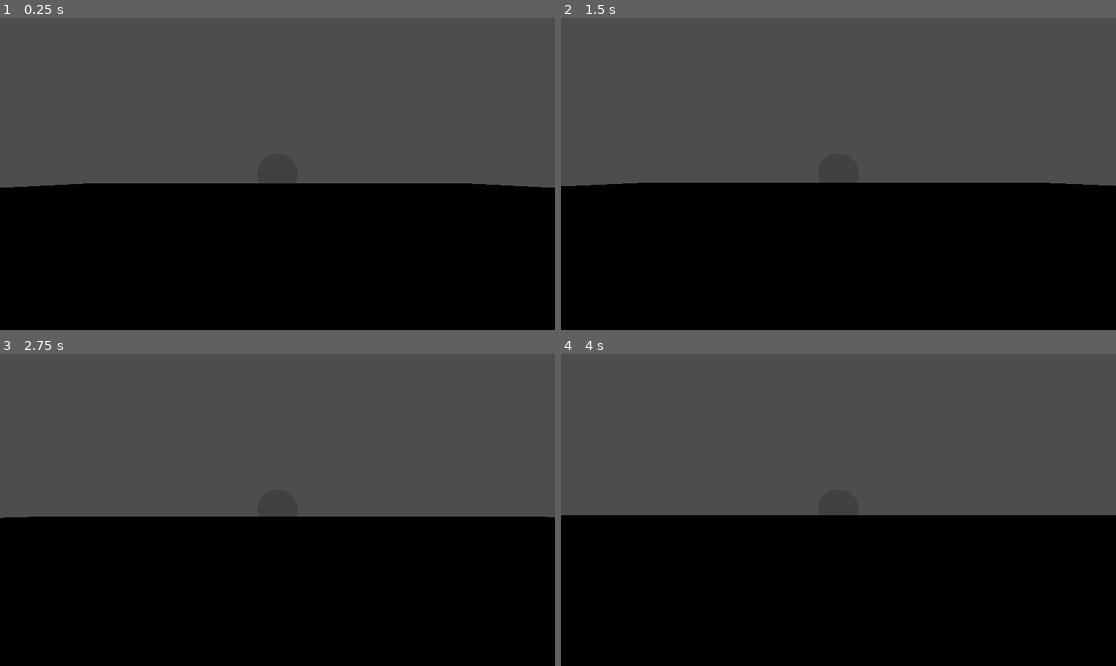
Above: before the commit, frames 1-4 (two rows, left to right).
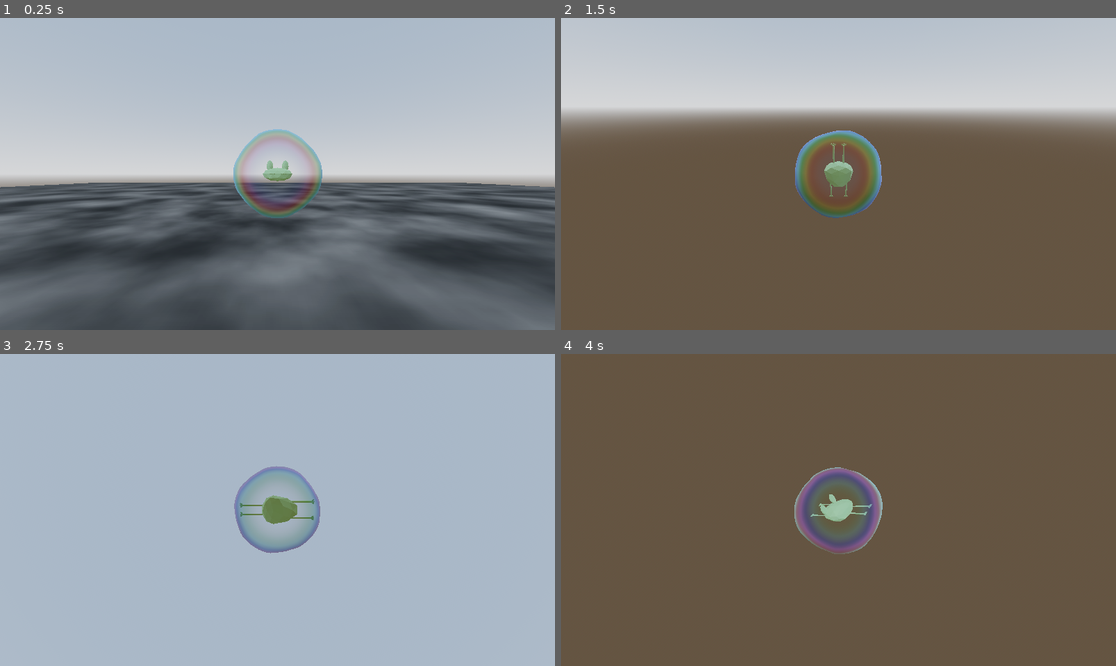
Above: after the commit, the same moments.

Repository: NykolaR/GGJ2025
Game: Godot game, scene res://scenes/debug/debug.tscn
Same seed, same stepped clock (60 frames per second), same inputs: the game is played once before the commit and once after it. The project has no main scene, so this scene is started directly.
Inputs (mouse positions are in pixels of both pictures, inside the frame that each line leads up to):
- Up to frame 1 (0.25 s): no input
- Up to frame 2 (1.5 s): move the mouse to (960, 158) at 0.52 s; hold D (tap_right, bound only after the commit) 0.53-1.28 s; right-click (960, 158) at 0.6 s; click (960, 158) at 0.8 s; move the mouse to (727, 189) at 1.27 s; hold S (tap_down, bound only after the commit) from 1.28 s (still down); click (727, 189) at 1.35 s
- Up to frame 3 (2.75 s): right-click (166, 525) at 1.55 s; move the mouse to (333, 441) at 2.02 s; release S (tap_down, bound only after the commit) at 2.03 s; hold D (tap_right, bound only after the commit) from 2.03 s (still down); right-click (333, 441) at 2.1 s; click (333, 441) at 2.3 s
- Up to frame 4 (4 s): move the mouse to (810, 572) at 2.77 s; release D (tap_right, bound only after the commit) at 2.78 s; hold W (tap_up, bound only after the commit) 2.78-3.53 s; click (810, 572) at 2.85 s; right-click (810, 572) at 3.05 s; move the mouse to (1005, 556) at 3.52 s; hold A (tap_left, bound only after the commit) from 3.53 s (still down); right-click (1005, 556) at 3.6 s; click (1005, 556) at 3.8 s

The runs differ from the first frame. In frame 1, 100% of the frame differs, in the area x 0-100%, y 0-100%; in frame 2, 92%; in frame 3, 100%; in frame 4, 50%.

Commit message:
frog bubble move weee

Diff:
--- /dev/null
+++ b/ggj2025/assets/shaders/bubble.gdshader
@@ -0,0 +1,49 @@
+/*
+	バブルシェーダー by あるる（きのもと 結衣） @arlez80
+	Bubble Shader by Yui Kinomoto @arlez80
+
+	MIT License
+*/
+
+shader_type spatial;
+
+uniform float fuwafuwa_speed = 1.5;
+uniform float fuwafuwa_size = 0.05;
+
+uniform vec4 outline_color : source_color = vec4( 0.45, 0.70, 1.0, 1.0 );
+uniform float outline_ratio = 1.0;
+uniform float noise_speed = 0.2;
+uniform float noise_scale = 0.5;
+
+vec3 hsv2rgb( float h, float s, float v )
+{
+	return (
+		(
+			clamp(
+				abs( fract( h + vec3( 0.0, 2.0, 1.0 ) / 3.0 ) * 6.0 - 3.0 ) - 1.0
+			,	0.0
+			,	1.0
+			) - 1.0
+		) * s + 1.0
+	) * v;
+}
+
+float random( vec2 pos )
+{
+	return fract(sin(dot(pos, vec2(12.9898,78.233))) * 43758.5453);
+}
+
+void vertex( )
+{
+	vec3 v = clamp( cos( VERTEX * 10.0 + vec3( TIME * fuwafuwa_speed ) ) + vec3( 1.0 ), 0.0, 1.0 );
+	VERTEX *= 1.0 + dot( v, v ) * fuwafuwa_size * 0.5;
+}
+
+void fragment( )
+{
+	float outline_alpha = clamp( ( 1.0 - dot( NORMAL, VIEW ) ) * outline_ratio, 0.0, 1.0 );
+	vec3 color = hsv2rgb( outline_alpha - 1.5 + noise_speed * TIME, 1.0, 1.0 ) * noise_scale;
+
+	ALBEDO = mix( color, outline_color.rgb, max( outline_alpha - 0.3, 0.0 ) );
+	ALPHA = outline_color.a * outline_alpha;
+}
--- a/ggj2025/project.godot
+++ b/ggj2025/project.godot
@@ -11,8 +11,67 @@
 [application]
 
 config/name="GGJ2025"
+config/tags=PackedStringArray("jam", "team")
 config/features=PackedStringArray("4.4", "Mobile")
 config/icon="res://icon.svg"
+
+[input]
+
+tap_up={
+"deadzone": 0.2,
+"events": [Object(InputEventKey,"resource_local_to_scene":false,"resource_name":"","device":-1,"window_id":0,"alt_pressed":false,"shift_pressed":false,"ctrl_pressed":false,"meta_pressed":false,"pressed":false,"keycode":0,"physical_keycode":87,"key_label":0,"unicode":119,"location":0,"echo":false,"script":null)
+, Object(InputEventKey,"resource_local_to_scene":false,"resource_name":"","device":-1,"window_id":0,"alt_pressed":false,"shift_pressed":false,"ctrl_pressed":false,"meta_pressed":false,"pressed":false,"keycode":0,"physical_keycode":44,"key_label":0,"unicode":44,"location":0,"echo":false,"script":null)
+, Object(InputEventKey,"resource_local_to_scene":false,"resource_name":"","device":-1,"window_id":0,"alt_pressed":false,"shift_pressed":false,"ctrl_pressed":false,"meta_pressed":false,"pressed":false,"keycode":0,"physical_keycode":4194320,"key_label":0,"unicode":0,"location":0,"echo":false,"script":null)
+, Object(InputEventJoypadButton,"resource_local_to_scene":false,"resource_name":"","device":-1,"button_index":11,"pressure":0.0,"pressed":true,"script":null)
+]
+}
+tap_down={
+"deadzone": 0.2,
+"events": [Object(InputEventKey,"resource_local_to_scene":false,"resource_name":"","device":-1,"window_id":0,"alt_pressed":false,"shift_pressed":false,"ctrl_pressed":false,"meta_pressed":false,"pressed":false,"keycode":0,"physical_keycode":83,"key_label":0,"unicode":115,"location":0,"echo":false,"script":null)
+, Object(InputEventKey,"resource_local_to_scene":false,"resource_name":"","device":-1,"window_id":0,"alt_pressed":false,"shift_pressed":false,"ctrl_pressed":false,"meta_pressed":false,"pressed":false,"keycode":0,"physical_keycode":79,"key_label":0,"unicode":111,"location":0,"echo":false,"script":null)
+, Object(InputEventKey,"resource_local_to_scene":false,"resource_name":"","device":-1,"window_id":0,"alt_pressed":false,"shift_pressed":false,"ctrl_pressed":false,"meta_pressed":false,"pressed":false,"keycode":0,"physical_keycode":4194322,"key_label":0,"unicode":0,"location":0,"echo":false,"script":null)
+, Object(InputEventJoypadButton,"resource_local_to_scene":false,"resource_name":"","device":-1,"button_index":12,"pressure":0.0,"pressed":true,"script":null)
+]
+}
+tap_left={
+"deadzone": 0.2,
+"events": [Object(InputEventKey,"resource_local_to_scene":false,"resource_name":"","device":-1,"window_id":0,"alt_pressed":false,"shift_pressed":false,"ctrl_pressed":false,"meta_pressed":false,"pressed":false,"keycode":0,"physical_keycode":65,"key_label":0,"unicode":97,"location":0,"echo":false,"script":null)
+, Object(InputEventKey,"resource_local_to_scene":false,"resource_name":"","device":-1,"window_id":0,"alt_pressed":false,"shift_pressed":false,"ctrl_pressed":false,"meta_pressed":false,"pressed":false,"keycode":0,"physical_keycode":65,"key_label":0,"unicode":97,"location":0,"echo":false,"script":null)
+, Object(InputEventKey,"resource_local_to_scene":false,"resource_name":"","device":-1,"window_id":0,"alt_pressed":false,"shift_pressed":false,"ctrl_pressed":false,"meta_pressed":false,"pressed":false,"keycode":0,"physical_keycode":4194319,"key_label":0,"unicode":0,"location":0,"echo":false,"script":null)
+, Object(InputEventJoypadButton,"resource_local_to_scene":false,"resource_name":"","device":-1,"button_index":13,"pressure":0.0,"pressed":true,"script":null)
+]
+}
+tap_right={
+"deadzone": 0.2,
+"events": [Object(InputEventKey,"resource_local_to_scene":false,"resource_name":"","device":-1,"window_id":0,"alt_pressed":false,"shift_pressed":false,"ctrl_pressed":false,"meta_pressed":false,"pressed":false,"keycode":0,"physical_keycode":68,"key_label":0,"unicode":100,"location":0,"echo":false,"script":null)
+, Object(InputEventKey,"resource_local_to_scene":false,"resource_name":"","device":-1,"window_id":0,"alt_pressed":false,"shift_pressed":false,"ctrl_pressed":false,"meta_pressed":false,"pressed":false,"keycode":0,"physical_keycode":69,"key_label":0,"unicode":101,"location":0,"echo":false,"script":null)
+, Object(InputEventKey,"resource_local_to_scene":false,"resource_name":"","device":-1,"window_id":0,"alt_pressed":false,"shift_pressed":false,"ctrl_pressed":false,"meta_pressed":false,"pressed":false,"keycode":0,"physical_keycode":4194321,"key_label":0,"unicode":0,"location":0,"echo":false,"script":null)
+, Object(InputEventJoypadButton,"resource_local_to_scene":false,"resource_name":"","device":-1,"button_index":14,"pressure":0.0,"pressed":true,"script":null)
+]
+}
+tap_forward={
+"deadzone": 0.2,
+"events": [Object(InputEventMouseButton,"resource_local_to_scene":false,"resource_name":"","device":-1,"window_id":0,"alt_pressed":false,"shift_pressed":false,"ctrl_pressed":false,"meta_pressed":false,"button_mask":1,"position":Vector2(202, 16),"global_position":Vector2(211, 64),"factor":1.0,"button_index":1,"canceled":false,"pressed":true,"double_click":false,"script":null)
+, Object(InputEventJoypadButton,"resource_local_to_scene":false,"resource_name":"","device":-1,"button_index":10,"pressure":0.0,"pressed":true,"script":null)
+]
+}
+tap_backward={
+"deadzone": 0.2,
+"events": [Object(InputEventMouseButton,"resource_local_to_scene":false,"resource_name":"","device":-1,"window_id":0,"alt_pressed":false,"shift_pressed":false,"ctrl_pressed":false,"meta_pressed":false,"button_mask":2,"position":Vector2(230, 24),"global_position":Vector2(239, 72),"factor":1.0,"button_index":2,"canceled":false,"pressed":true,"double_click":false,"script":null)
+, Object(InputEventJoypadButton,"resource_local_to_scene":false,"resource_name":"","device":-1,"button_index":9,"pressure":0.0,"pressed":true,"script":null)
+]
+}
+mouse_unlock={
+"deadzone": 0.2,
+"events": [Object(InputEventKey,"resource_local_to_scene":false,"resource_name":"","device":-1,"window_id":0,"alt_pressed":false,"shift_pressed":false,"ctrl_pressed":false,"meta_pressed":false,"pressed":false,"keycode":0,"physical_keycode":4194305,"key_label":0,"unicode":0,"location":0,"echo":false,"script":null)
+]
+}
+
+[physics]
+
+common/physics_jitter_fix=0.0
+3d/physics_engine="Jolt Physics"
+common/physics_interpolation=true
 
 [rendering]
 
--- a/ggj2025/scenes/bubble/bubble.gd
+++ b/ggj2025/scenes/bubble/bubble.gd
@@ -1,13 +1,65 @@
 extends RigidBody3D
 
+enum MODE {TAP, PUSH}
+
+@export var mode: MODE = MODE.TAP
 @export var mult_dist: float = 40.0
+@export var tap_intensity: float = 400.0
 @export var intensity: Vector3 = Vector3(10, 10, 0.01)
+@export var camera_sens_mult: float = 0.01
 
-@onready var camera: Camera3D = $Camera/CameraX/CameraY/Camera3D as Camera3D
-@onready var big_ant: Node3D = $Camera/CameraX/CameraY/BigAnt as Node3D
-@onready var ant: Node3D = $Camera/CameraX/CameraY/BigAnt/Ant as Node3D
+@onready var camera_y: Node3D = $Camera/CameraY as Node3D
+@onready var camera_x: Node3D = $Camera/CameraY/CameraX as Node3D
+@onready var camera: Camera3D = $Camera/CameraY/CameraX/Camera3D as Camera3D
+@onready var big_ant: Node3D = $Camera/CameraY/CameraX/BigAnt as Node3D
+@onready var ant: Node3D = $Camera/CameraY/CameraX/BigAnt/Ant as Node3D
+@onready var frog: Node3D = $frog as Node3D
+
+@onready var cooldown: Timer = $Timer as Timer
+
+var direction: Vector3 = Vector3()
+
+
+func _ready() -> void:
+	if mode == MODE.TAP:
+		Input.mouse_mode = Input.MOUSE_MODE_CAPTURED
+
+
+func _input(event: InputEvent) -> void:
+	if event.is_action_pressed("mouse_unlock"):
+		Input.mouse_mode = Input.MOUSE_MODE_VISIBLE
+		get_tree().quit()
+
+	if event is InputEventMouseMotion:
+		var speed: Vector2 = event.relative * camera_sens_mult
+		camera_y.rotate_y(-speed.x)
+		camera_x.rotate_x(-speed.y)
+		camera_x.rotation_degrees.x = clampf(camera_x.rotation_degrees.x, -87, 87)
+
 
 func _physics_process(delta: float) -> void:
+	match mode:
+		MODE.TAP:
+			tap_input(delta)
+		MODE.PUSH:
+			mouse_input(delta)
+
+
+func tap_input(delta: float) -> void:
+	if cooldown.is_stopped():
+		var input: Vector3 = Vector3()
+		input.x = Input.get_axis("tap_left", "tap_right")
+		input.y = Input.get_axis("tap_down", "tap_up")
+		input.z = Input.get_axis("tap_forward", "tap_backward")
+		if not input.is_zero_approx():
+			input = camera_x.to_global(input)
+			frog.look_at(input)
+			input -= global_position
+			apply_central_force(input * tap_intensity)
+			cooldown.start()
+
+
+func mouse_input(delta: float) -> void:
 	var mp2d: Vector2 = get_viewport().get_mouse_position() / Vector2(get_viewport().get_size())
 	mp2d -= Vector2(0.5, 0.5)
 	mp2d *= 2.0
--- a/ggj2025/scenes/bubble/bubble.tscn
+++ b/ggj2025/scenes/bubble/bubble.tscn
@@ -1,39 +1,129 @@
-[gd_scene load_steps=5 format=3 uid="uid://dqnkqd4qp7f7m"]
+[gd_scene load_steps=9 format=3 uid="uid://dqnkqd4qp7f7m"]
 
 [ext_resource type="Script" uid="uid://bl7ywij8kmhyv" path="res://scenes/bubble/bubble.gd" id="1_v753p"]
+[ext_resource type="Shader" uid="uid://dg40tftgivbd4" path="res://assets/shaders/bubble.gdshader" id="2_wsujy"]
+[ext_resource type="PackedScene" uid="uid://bo00wachdedgl" path="res://assets/models/frog.gltf" id="3_nyk43"]
 
 [sub_resource type="SphereShape3D" id="SphereShape3D_ya7gu"]
-radius = 0.1
+radius = 0.2
 
 [sub_resource type="SphereMesh" id="SphereMesh_v753p"]
 
-[sub_resource type="StandardMaterial3D" id="StandardMaterial3D_wsujy"]
-transparency = 1
-albedo_color = Color(1, 1, 1, 0.156863)
+[sub_resource type="ShaderMaterial" id="ShaderMaterial_nyk43"]
+render_priority = 0
+shader = ExtResource("2_wsujy")
+shader_parameter/fuwafuwa_speed = 1.5
+shader_parameter/fuwafuwa_size = 0.05
+shader_parameter/outline_color = Color(0.45, 0.7, 1, 1)
+shader_parameter/outline_ratio = 1.0
+shader_parameter/noise_speed = 0.2
+shader_parameter/noise_scale = 0.5
+
+[sub_resource type="StandardMaterial3D" id="StandardMaterial3D_1u8xl"]
+albedo_color = Color(0.45, 0.75, 0.5, 1)
+
+[sub_resource type="StandardMaterial3D" id="StandardMaterial3D_h4fmw"]
+albedo_color = Color(0.45, 0.75, 0.5, 1)
 
 [node name="Bubble" type="RigidBody3D"]
-gravity_scale = 0.0
+gravity_scale = 0.1
+linear_damp = 1.0
 script = ExtResource("1_v753p")
 
 [node name="CollisionShape3D" type="CollisionShape3D" parent="."]
 shape = SubResource("SphereShape3D_ya7gu")
 
 [node name="MeshInstance3D" type="MeshInstance3D" parent="."]
-transform = Transform3D(0.2, 0, 0, 0, 0.2, 0, 0, 0, 0.2, 0, 0, 0)
+transform = Transform3D(0.4, 0, 0, 0, 0.4, 0, 0, 0, 0.4, 0, 0, 0)
 mesh = SubResource("SphereMesh_v753p")
-surface_material_override/0 = SubResource("StandardMaterial3D_wsujy")
+surface_material_override/0 = SubResource("ShaderMaterial_nyk43")
 
 [node name="Camera" type="Node3D" parent="."]
 
-[node name="CameraX" type="Node3D" parent="Camera"]
+[node name="CameraY" type="Node3D" parent="Camera"]
 
-[node name="CameraY" type="Node3D" parent="Camera/CameraX"]
+[node name="CameraX" type="Node3D" parent="Camera/CameraY"]
 
-[node name="Camera3D" type="Camera3D" parent="Camera/CameraX/CameraY"]
+[node name="Camera3D" type="Camera3D" parent="Camera/CameraY/CameraX"]
 transform = Transform3D(1, 0, 0, 0, 1, 0, 0, 0, 1, 0, 0, 1)
 current = true
 
-[node name="BigAnt" type="Node3D" parent="Camera/CameraX/CameraY"]
+[node name="BigAnt" type="Node3D" parent="Camera/CameraY/CameraX"]
 
-[node name="Ant" type="Node3D" parent="Camera/CameraX/CameraY/BigAnt"]
+[node name="Ant" type="Node3D" parent="Camera/CameraY/CameraX/BigAnt"]
 transform = Transform3D(1, 0, 0, 0, 1, 0, 0, 0, 1, 0, 0, 1)
+
+[node name="Timer" type="Timer" parent="."]
+process_callback = 0
+wait_time = 0.8
+one_shot = true
+
+[node name="frog" type="Node3D" parent="."]
+
+[node name="frog" parent="frog" instance=ExtResource("3_nyk43")]
+transform = Transform3D(-1.31134e-09, 0, 0.03, 0, 0.03, 0, -0.03, 0, -1.31134e-09, 0.000452042, 0.0399793, -0.0422597)
+
+[node name="Icosphere" parent="frog/frog" index="0"]
+surface_material_override/0 = SubResource("StandardMaterial3D_1u8xl")
+
+[node name="Icosphere_001" parent="frog/frog" index="1"]
+surface_material_override/0 = SubResource("StandardMaterial3D_h4fmw")
+
+[node name="Icosphere_002" parent="frog/frog" index="2"]
+surface_material_override/0 = SubResource("StandardMaterial3D_h4fmw")
+
+[node name="Icosphere_003" parent="frog/frog" index="3"]
+surface_material_override/0 = SubResource("StandardMaterial3D_h4fmw")
+
+[node name="Icosphere_004" parent="frog/frog" index="4"]
+surface_material_override/0 = SubResource("StandardMaterial3D_h4fmw")
+
+[node name="Icosphere_005" parent="frog/frog" index="5"]
+surface_material_override/0 = SubResource("StandardMaterial3D_h4fmw")
+
+[node name="Icosphere_006" parent="frog/frog" index="6"]
+surface_material_override/0 = SubResource("StandardMaterial3D_h4fmw")
+
+[node name="Icosphere_007" parent="frog/frog" index="7"]
+surface_material_override/0 = SubResource("StandardMaterial3D_h4fmw")
+
+[node name="Icosphere_008" parent="frog/frog" index="8"]
+surface_material_override/0 = SubResource("StandardMaterial3D_h4fmw")
+
+[node name="Icosphere_009" parent="frog/frog" index="9"]
+surface_material_override/0 = SubResource("StandardMaterial3D_h4fmw")
+
+[node name="Icosphere_010" parent="frog/frog" index="10"]
+surface_material_override/0 = SubResource("StandardMaterial3D_h4fmw")
+
+[node name="Icosphere_011" parent="frog/frog" index="11"]
+surface_material_override/0 = SubResource("StandardMaterial3D_h4fmw")
+
+[node name="Icosphere_012" parent="frog/frog" index="12"]
+surface_material_override/0 = SubResource("StandardMaterial3D_h4fmw")
+
+[node name="Icosphere_013" parent="frog/frog" index="13"]
+surface_material_override/0 = SubResource("StandardMaterial3D_h4fmw")
+
+[node name="Icosphere_014" parent="frog/frog" index="14"]
+surface_material_override/0 = SubResource("StandardMaterial3D_h4fmw")
+
+[node name="Icosphere_015" parent="frog/frog" index="15"]
+surface_material_override/0 = SubResource("StandardMaterial3D_h4fmw")
+
+[node name="Icosphere_016" parent="frog/frog" index="16"]
+surface_material_override/0 = SubResource("StandardMaterial3D_h4fmw")
+
+[node name="Icosphere_017" parent="frog/frog" index="17"]
+surface_material_override/0 = SubResource("StandardMaterial3D_h4fmw")
+
+[node name="Icosphere_018" parent="frog/frog" index="18"]
+surface_material_override/0 = SubResource("StandardMaterial3D_h4fmw")
+
+[node name="Icosphere_020" parent="frog/frog" index="19"]
+surface_material_override/0 = SubResource("StandardMaterial3D_h4fmw")
+
+[node name="Icosphere_019" parent="frog/frog" index="20"]
+surface_material_override/0 = SubResource("StandardMaterial3D_h4fmw")
+
+[editable path="frog/frog"]
--- a/ggj2025/scenes/debug/debug.tscn
+++ b/ggj2025/scenes/debug/debug.tscn
@@ -1,6 +1,20 @@
-[gd_scene load_steps=7 format=3 uid="uid://dhu22u8bxpndt"]
+[gd_scene load_steps=10 format=3 uid="uid://dhu22u8bxpndt"]
 
 [ext_resource type="PackedScene" uid="uid://dqnkqd4qp7f7m" path="res://scenes/bubble/bubble.tscn" id="1_kfclf"]
+
+[sub_resource type="ProceduralSkyMaterial" id="ProceduralSkyMaterial_kfclf"]
+sky_horizon_color = Color(0.662243, 0.671743, 0.686743, 1)
+ground_horizon_color = Color(0.662243, 0.671743, 0.686743, 1)
+
+[sub_resource type="Sky" id="Sky_fym4n"]
+sky_material = SubResource("ProceduralSkyMaterial_kfclf")
+
+[sub_resource type="Environment" id="Environment_pa0g8"]
+background_mode = 2
+sky = SubResource("Sky_fym4n")
+tonemap_mode = 4
+tonemap_exposure = 4.0
+glow_enabled = true
 
 [sub_resource type="PlaneMesh" id="PlaneMesh_klwu5"]
 
@@ -19,6 +33,9 @@
 
 [node name="Debug" type="Node3D"]
 
+[node name="WorldEnvironment" type="WorldEnvironment" parent="."]
+environment = SubResource("Environment_pa0g8")
+
 [node name="MeshInstance3D" type="MeshInstance3D" parent="."]
 transform = Transform3D(10, 0, 0, 0, 10, 0, 0, 0, 10, 0, 0, 0)
 mesh = SubResource("PlaneMesh_klwu5")
Not shown, added: ggj2025/assets/models/eggplant.gltf.import
Not shown, added: ggj2025/assets/models/frog.gltf.import
Not shown, added: ggj2025/assets/models/hedgehog.gltf.import
Not shown, added: ggj2025/assets/models/obelisk.gltf.import
Not shown, added: ggj2025/assets/shaders/bubble.gdshader.uid
